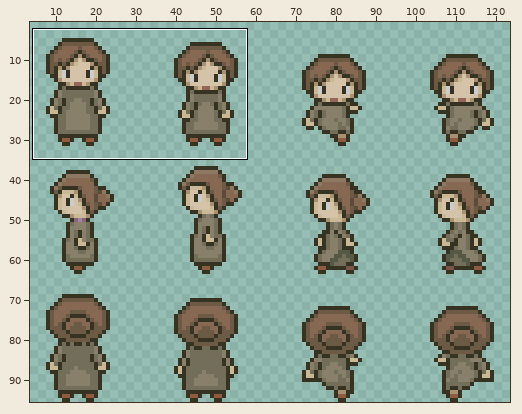
Two states of a pixel-art file, assets/01_characters/03_pnjs/susetteRochat.aseprite. The picture above shows the old version from afar; the outline marks the close-up.
Close-up. Before:
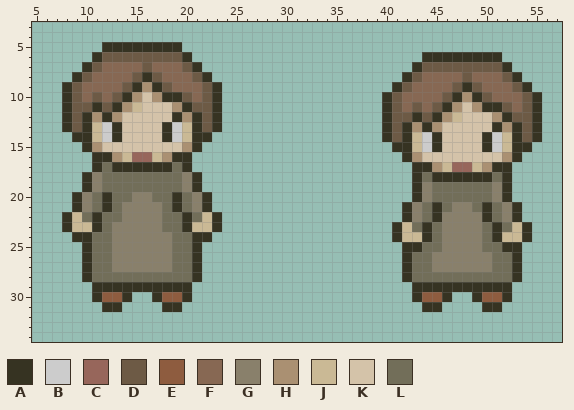
128x96 pixels, 1 frame. Shown: x 5..57, y 3..34. The wide view leaves out empty margins. The commit also changed other parts of the picture, which this record leaves out.
Palette (. is transparent): A #363322  B #cccccc  C #97665b  D #6d5a45  E #8e5c3f  F #876853  G #89806b  H #aa9072  J #cab995  K #d4c3a9  L #726e59
Pixels before, first column x 8:
 5 ....AAAAAAAA....................................
 6 ...ADDDDDDDDA.......................AAAAAAAA....
 7 ..ADFFFFDFFFDA.....................ADDDDDDDDA...
 8 .ADFFFFDADFFFDA...................ADFFFFDFFFDA..
 9 ADFFFFDAHADFFFDA.................ADFFFFDADFFFDA.
10 ADFDFDAHKHAADFDA................ADFFFFDAHADFFFDA
11 ADDADAHJKKKHADDA................ADFDFDAHKHAADFDA
12 ADAHAHKKKKKAHADA................ADDADAHJKKKHADDA
13 ADAJBAKKKKABJADA................ADAHAHKKKKKAHADA
14 .AAJBAKKKKABJAA.................ADAJBAKKKKABJADA
15 ..AHKKKKKKKKHA...................AAJBAKKKKABJAA.
16 ...AAHJCCJHAA.....................AHKKKKKKKKHA..
17 ...ALAAAAAALA......................AAHJCCJHAA...
18 ..AGLLLLLLLLGA.....................ALAAAAAALA...
19 ..AGLLLLLLLLGA.....................AGLLLLLLGA...
20 .AGLALLGGLLALGA....................AGLLLLLLGA...
21 .AGLALGGGGLALGA...................AGLALGGLALGA..
22 AJLALLGGGGLLALJA..................AGLAGGGGALGA..
23 AJJALGGGGGLLAJJA.................AJLALGGGGLALJA.
24 .AALLGGGGGGLLAA..................AJJALGGGGLAJJA.
25 ..ALLGGGGGGLLA....................AALLGGGGLLAA..
26 ..ALLGGGGGGLLA....................ALLGGGGGGLLA..
27 ..ALLGGGGGGLLA....................ALLGGGGGGLLA..
28 ..ALLLLLLLLLLA....................ALLLLLLLLLLA..
29 ...AAAAAAAAAA......................AAAAAAAAAA...
30 ...AEEA..AEEA......................AEEA..AEEA...
31 ....AA....AA........................AA....AA....
Once edited:
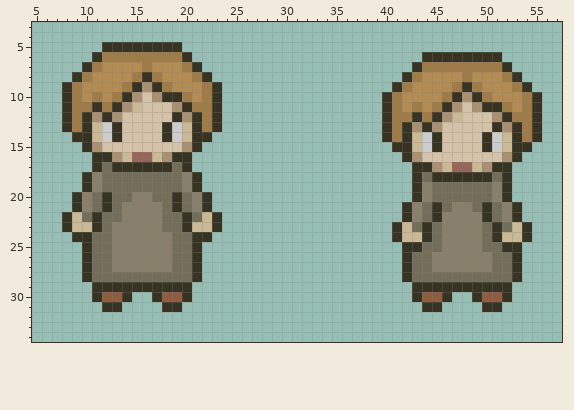
Changes in this commit:
{"colour":"D","old":"#6d5a45","new":"#9f7c47"}
{"colour":"F","old":"#876853","new":"#b28c52"}
